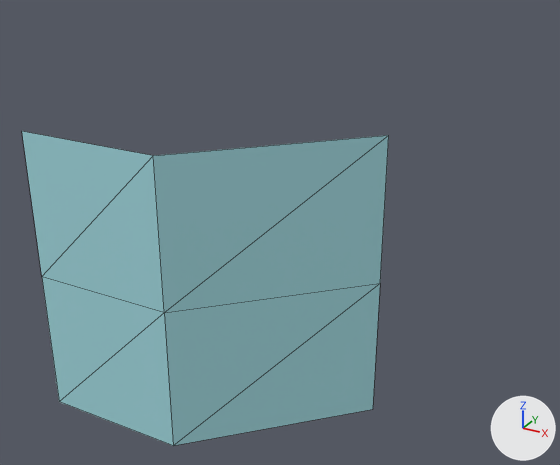
The glTF model tests/resources/reference/3x3nodes_rectilinear_map.gltf as it was, and as the next commit left it.
The view is the same before and after, from a 50 mm lens placed at (3.61, -8.28, 3.34), pointed at (0.64, -2.88, 0.64). Arrows for +X, +Y and +Z are at lower right; the lights stay in place. Mesh edges are drawn as thin lines.
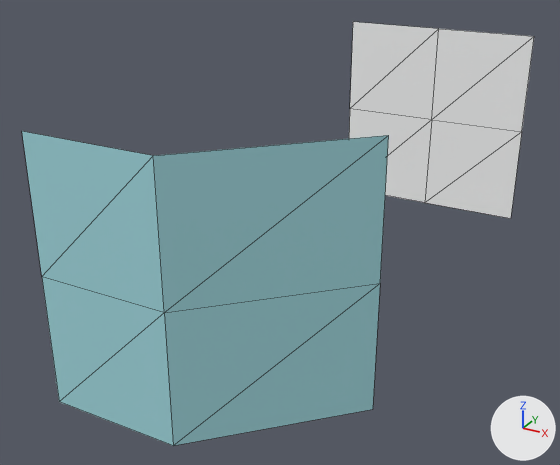
Location of each change, [x1, y1, x2, y2] in pixels of the pictures (560 x 465 px):
'Mesh_1', added
    after: [349, 22, 534, 218]

What changed in the scene script:
```text
Add mat_defaultmaterial_001:
    mat_defaultmaterial_001 = bpy.data.materials.new('DefaultMaterial.001')
    mat_defaultmaterial_001.use_nodes = True; mat_defaultmaterial_001.node_tree.nodes.clear()
    _N = mat_defaultmaterial_001.node_tree.nodes; _L = mat_defaultmaterial_001.node_tree.links
    n0 = _N.new('ShaderNodeOutputMaterial'); n0.name = 'Material Output'
    n1 = _N.new('ShaderNodeBsdfPrincipled'); n1.name = 'Principled BSDF'
    n2 = _N.new('ShaderNodeVertexColor'); n2.name = 'Color Attribute'
    _L.new(n1.outputs[0], n0.inputs[0])  # 'BSDF' to 'Surface'
    _L.new(n2.outputs[0], n1.inputs[0])  # 'Color' to 'Base Color'
Add me_mesh_1:
    me_mesh_1.from_pydata(...)  # 9 vertices, 8 faces; spans x 0.0..2.0, y -0.01, z 0.0..2.0
    me_mesh_1.materials.append(mat_defaultmaterial_001)
Add ob_mesh_1:
    ob_mesh_1 = bpy.data.objects.new('Mesh_1', me_mesh_1)
    ob_mesh_1.location = (0.0, 0.0, 0.0)
```
